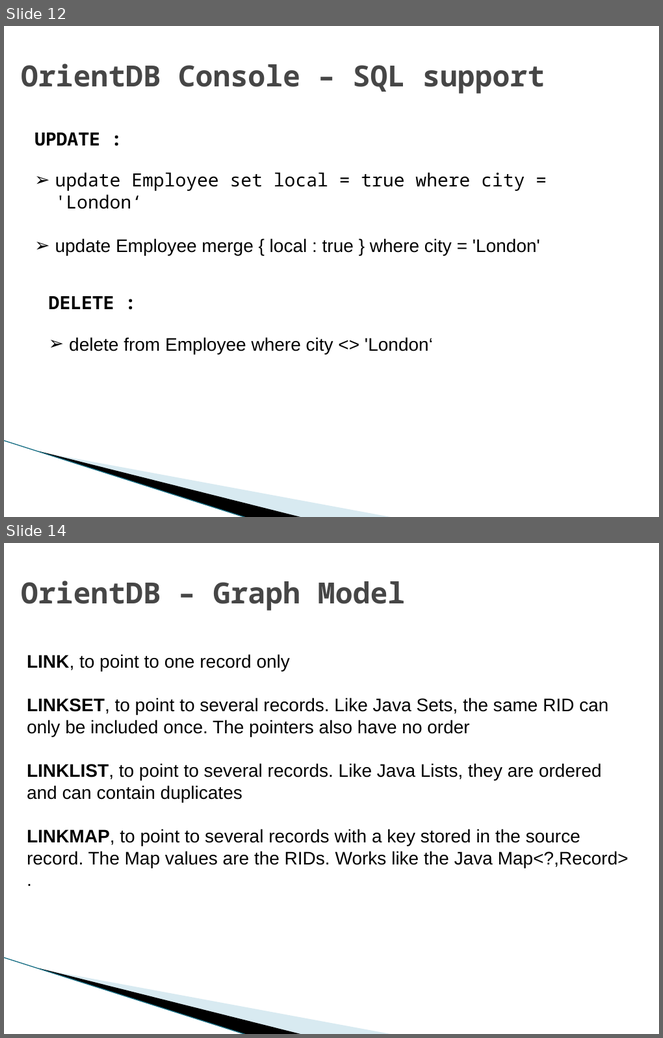
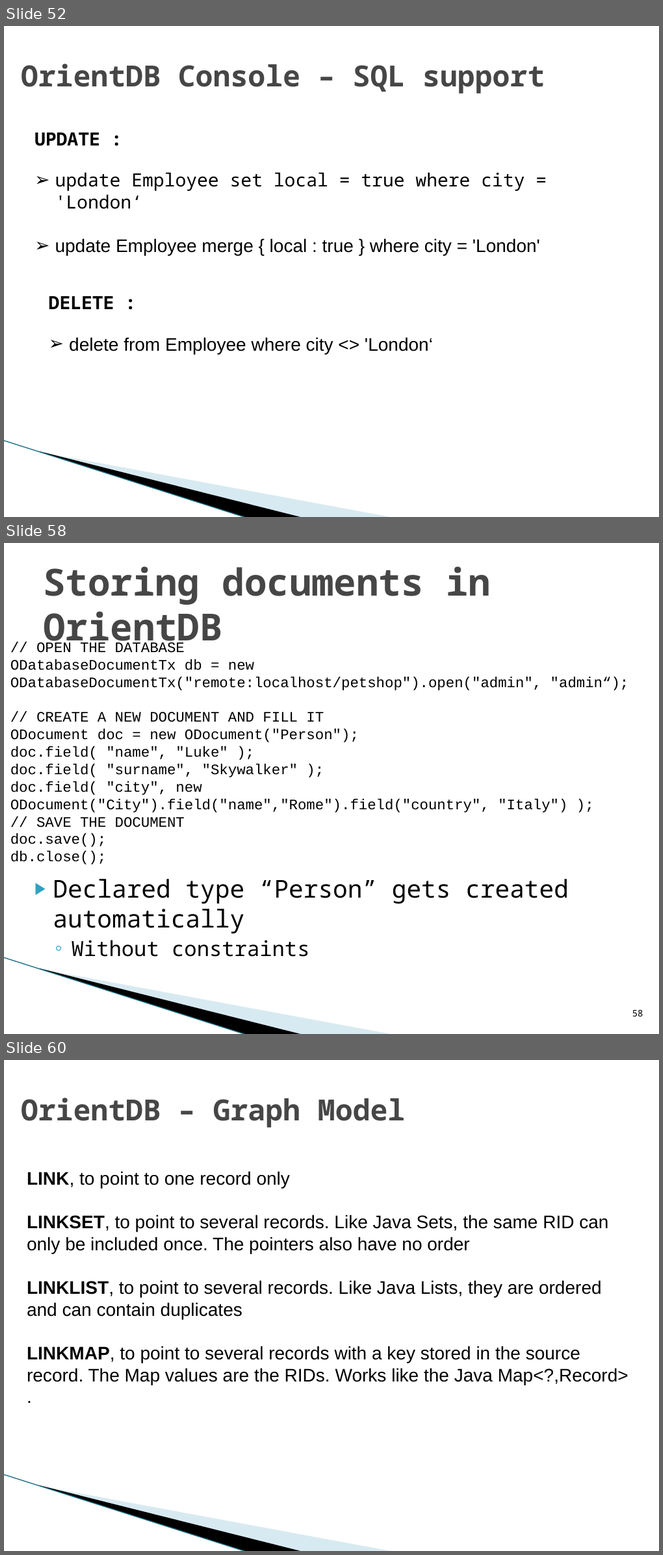
Before and after one commit to arunramkrish/bt_graphdb, a slide deck: presentations/2_OrientDB.pptx. Shown one above the other, each under a label of ours: slides 12 and 14 before the commit, slides 52, 58 and 60 after it; the slides between them are not shown. The pictures are 663x1038 and 663x1555 pixels, drawn with LibreOffice and Linux fonts; fonts in the diff are those of the drawing; background and template pictures are left out. Boxes give left, top, right and bottom in pixels: in the first picture for what was removed or moved away, otherwise in the second. Text is boxed around its words. In the diff, an @@ line names an element or a change of style, - is before the commit and + after.

Commit message:
updated with more orientdb slides and updated code base

```diff
--- a/presentations/2_OrientDB.pptx
+++ b/presentations/2_OrientDB.pptx
@@ slide 58 added at [4, 543, 659, 1034], background #FFFFFF; not listed: 3 template elements that a slide beside it also shows @@
@@ title added at [43, 566, 491, 650], 41 pt, text #464646, bold @@
+Storing documents in OrientDB
@@ text added at [10, 642, 629, 865], 16 pt, text #000000 @@
+// OPEN THE DATABASE
+ODatabaseDocumentTx db = new ODatabaseDocumentTx("remote:localhost/petshop").open("admin", "admin“);
+// CREATE A NEW DOCUMENT AND FILL IT
+ODocument doc = new ODocument("Person");
+doc.field( "name", "Luke" );
+doc.field( "surname", "Skywalker" );
+doc.field( "city", new ODocument("City").field("name","Rome").field("country", "Italy") );
+// SAVE THE DOCUMENT
+doc.save();
+db.close();
@@ text added at [53, 879, 569, 957], 27 pt, text #000000 @@
+▶ Declared type “Person” gets created automatically
+  ◦ Without constraints
@@ page number added at [633, 1010, 644, 1017], 10 pt, text #000000 @@
+58
@@ what was slide 12 is now slide 52 @@
@@ what was slide 14 is now slide 60 @@
```
Also in this commit, not shown: 6 slides changed, 45 other slides added, 1 other file.
